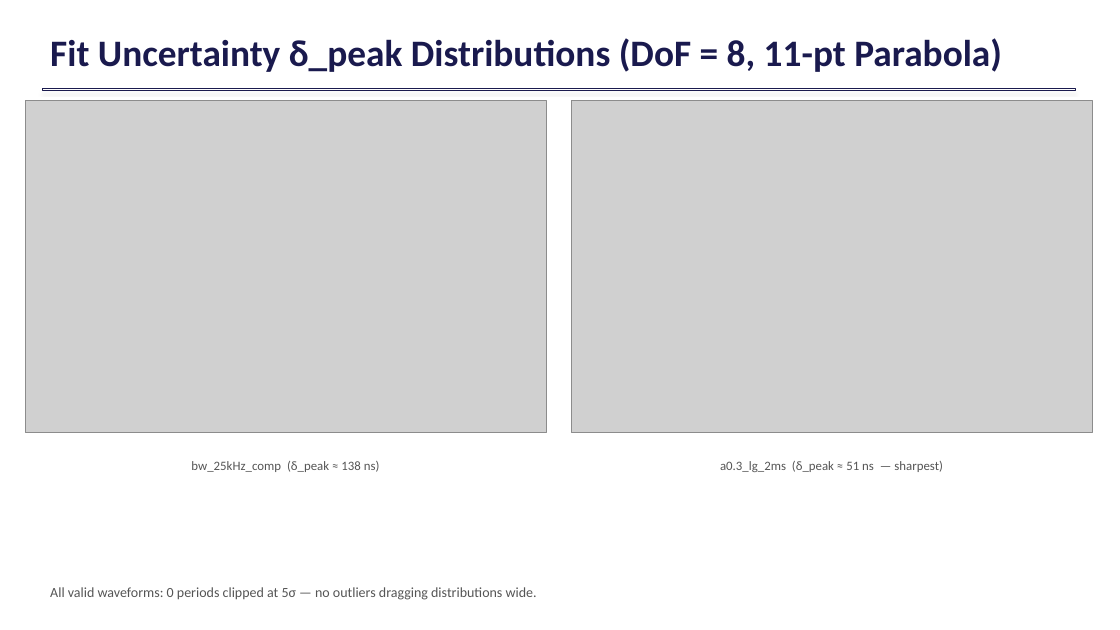
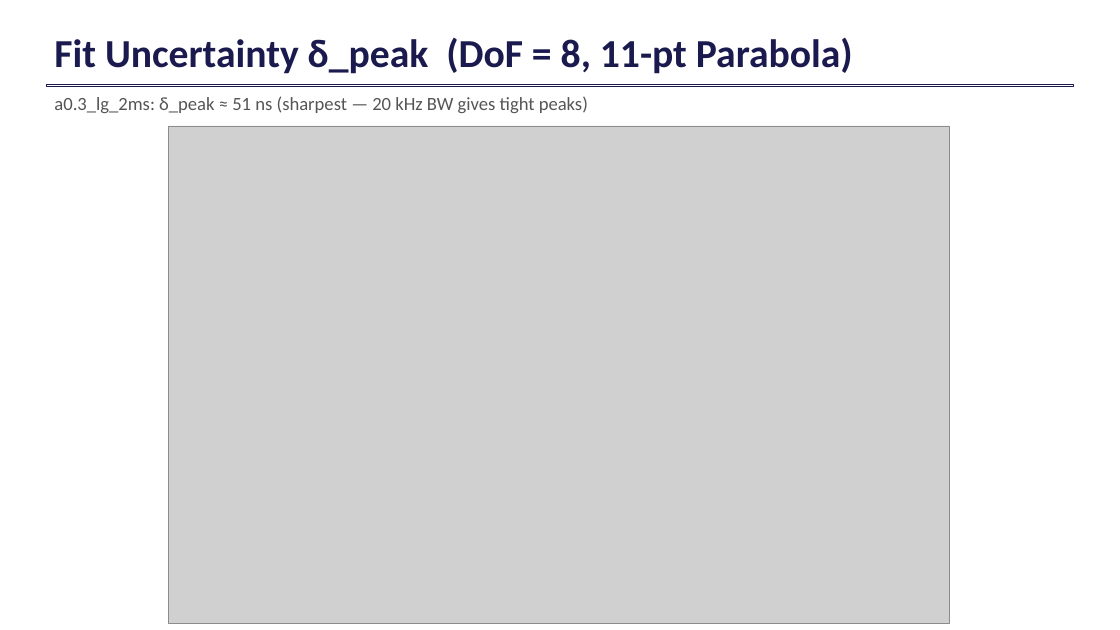
Before and after one commit to cyrusurheim29/batping, a slide deck: slide 19 of siglent_project/BATPING_presentation_July2026.pptx (slide 14 before the commit). Drawn at 1120x630 pixels with LibreOffice and Linux fonts; fonts in the diff are those of the drawing; grey boxes stand for pictures. Boxes give left, top, right and bottom in pixels: in the first picture for what was removed or moved away, otherwise in the second. Text is boxed around its words. In the diff, an @@ line names an element or a change of style, - is before the commit and + after.

```diff
--- a/siglent_project/BATPING_presentation_July2026.pptx
+++ b/siglent_project/BATPING_presentation_July2026.pptx
@@ text at (x1=54, y1=38, x2=853, y2=74): text changed; size 32 to 34 pt @@
-Fit Uncertainty δ_peak Distributions (DoF = 8, 11-pt Parabola)
+Fit Uncertainty δ_peak (DoF = 8, 11-pt Parabola)
@@ rectangle resized from (x1=42, y1=88, x2=1075, y2=91) to (x1=46, y1=84, x2=1074, y2=87) @@
@@ picture removed at (x1=25, y1=101, x2=546, y2=433) @@
@@ text at (x1=54, y1=96, x2=588, y2=113): text changed; size 11 to 16 pt @@
-a0.3_lg_2ms (δ_peak ≈ 51 ns — sharpest)
+a0.3_lg_2ms: δ_peak ≈ 51 ns (sharpest — 20 kHz BW gives tight peaks)
@@ picture resized from (x1=571, y1=101, x2=1092, y2=433) to (x1=168, y1=126, x2=949, y2=623) @@
@@ text removed at (x1=191, y1=461, x2=380, y2=472) @@
-bw_25kHz_comp (δ_peak ≈ 138 ns)
@@ text removed at (x1=50, y1=587, x2=537, y2=600) @@
-All valid waveforms: 0 periods clipped at 5σ — no outliers dragging distributions wide.
```
Also in this commit, not shown: 12 other slides changed, 9 slides added, 4 slides removed, 1 other file.
